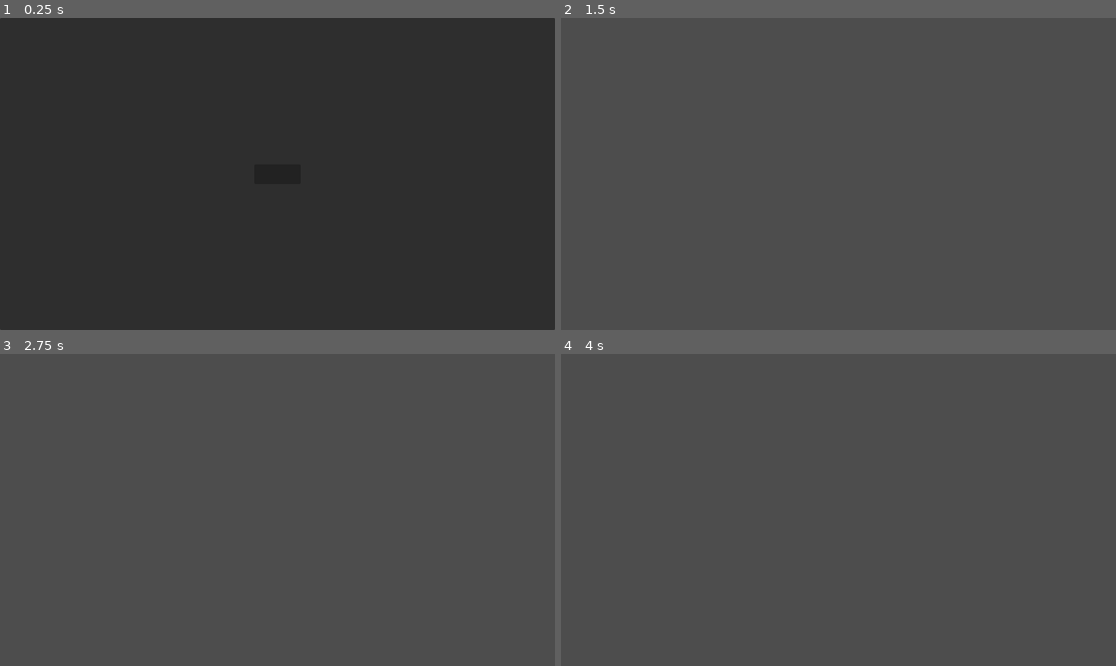
Above: before the commit, frames 1-4 (two rows, left to right).
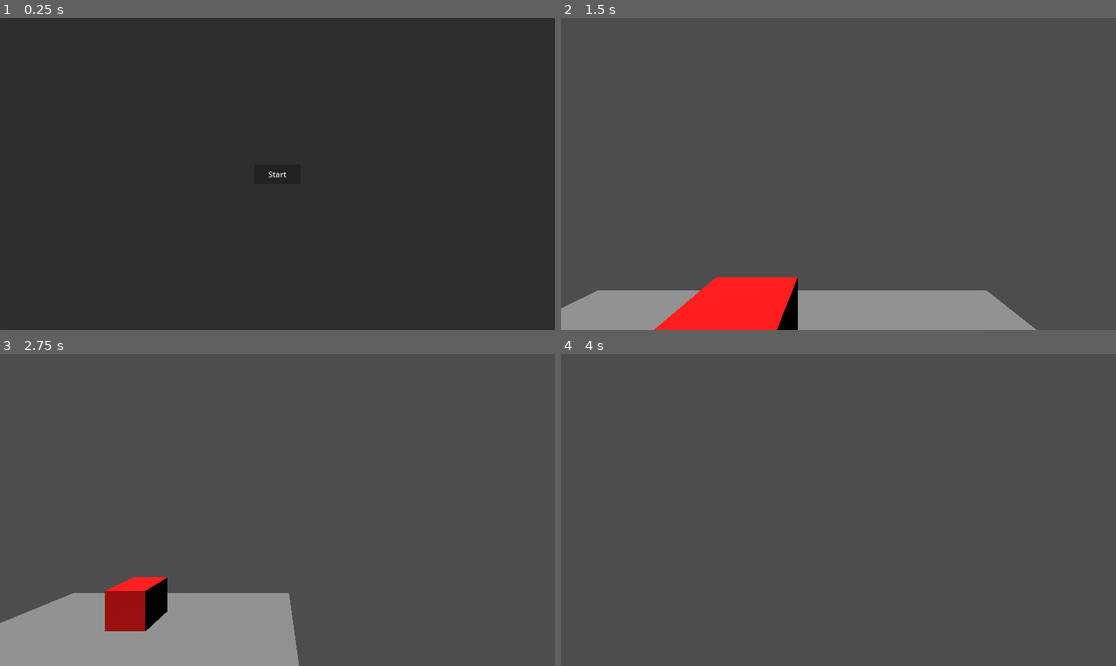
Above: after the commit, the same moments.

Repository: black-whale-studios/necropolis
Game: Godot game, scene res://src/main.tscn
The game is run twice, just before and just after one commit, with the same random seed, the same clock (stepped at 60 frames per second) and the same inputs.
Inputs (mouse positions are in pixels of both pictures, inside the frame that each line leads up to):
- Up to frame 1 (0.25 s): no input
- Up to frame 2 (1.5 s): click (838, 174) at 0.5 s; tap Enter at 1.25 s; hold D (move_right, bound only after the commit) from 1.28 s (still down); tap Space (jump, bound only after the commit) at 1.35 s
- Up to frame 3 (2.75 s): tap Space (jump, bound only after the commit) at 1.52, 1.82, 2.1, 2.27, 2.57 s; release D (move_right, bound only after the commit) at 2.03 s; hold S (move_backward, bound only after the commit) from 2.03 s (still down)
- Up to frame 4 (4 s): release S (move_backward, bound only after the commit) at 2.78 s; hold D (move_right, bound only after the commit) 2.78-3.53 s; tap Space (jump, bound only after the commit) at 2.85, 3.6, 3.77 s; hold W (move_forward, bound only after the commit) from 3.53 s (still down)

The runs differ from the first frame. In frame 1, less than 0.1% of the frame differs, in the area x 48-52%, y 49-52%; in frame 2, 11%; in frame 3, 12%, in the area x 0-54%, y 71-100%; in frame 4, nothing differs.

Commit message:
FIxed player movement

Diff:
--- a/project.godot
+++ b/project.godot
@@ -18,3 +18,31 @@
 [autoload]
 
 LoadingManager="*res://src/loading_manager.gd"
+
+[input]
+
+move_left={
+"deadzone": 0.5,
+"events": [Object(InputEventKey,"resource_local_to_scene":false,"resource_name":"","device":0,"window_id":0,"alt_pressed":false,"shift_pressed":false,"ctrl_pressed":false,"meta_pressed":false,"pressed":false,"keycode":0,"physical_keycode":65,"key_label":0,"unicode":0,"location":0,"echo":false,"script":null)
+]
+}
+move_forward={
+"deadzone": 0.5,
+"events": [Object(InputEventKey,"resource_local_to_scene":false,"resource_name":"","device":0,"window_id":0,"alt_pressed":false,"shift_pressed":false,"ctrl_pressed":false,"meta_pressed":false,"pressed":false,"keycode":0,"physical_keycode":87,"key_label":0,"unicode":0,"location":0,"echo":false,"script":null)
+]
+}
+move_backward={
+"deadzone": 0.5,
+"events": [Object(InputEventKey,"resource_local_to_scene":false,"resource_name":"","device":0,"window_id":0,"alt_pressed":false,"shift_pressed":false,"ctrl_pressed":false,"meta_pressed":false,"pressed":false,"keycode":0,"physical_keycode":83,"key_label":0,"unicode":0,"location":0,"echo":false,"script":null)
+]
+}
+move_right={
+"deadzone": 0.5,
+"events": [Object(InputEventKey,"resource_local_to_scene":false,"resource_name":"","device":0,"window_id":0,"alt_pressed":false,"shift_pressed":false,"ctrl_pressed":false,"meta_pressed":false,"pressed":false,"keycode":0,"physical_keycode":68,"key_label":0,"unicode":0,"location":0,"echo":false,"script":null)
+]
+}
+jump={
+"deadzone": 0.5,
+"events": [Object(InputEventKey,"resource_local_to_scene":false,"resource_name":"","device":0,"window_id":0,"alt_pressed":false,"shift_pressed":false,"ctrl_pressed":false,"meta_pressed":false,"pressed":false,"keycode":0,"physical_keycode":32,"key_label":0,"unicode":0,"location":0,"echo":false,"script":null)
+]
+}
--- a/src/levels/lab.tscn
+++ b/src/levels/lab.tscn
@@ -1,3 +1,49 @@
-[gd_scene format=3 uid="uid://dd1xi4resg5k7"]
+[gd_scene load_steps=8 format=3 uid="uid://dd1xi4resg5k7"]
+
+[ext_resource type="PackedScene" uid="uid://clet6yrdv8ofl" path="res://src/scenes/player.tscn" id="1_lhubg"]
+
+[sub_resource type="BoxShape3D" id="BoxShape3D_1odej"]
+
+[sub_resource type="BoxMesh" id="BoxMesh_ximym"]
+
+[sub_resource type="Environment" id="Environment_en1li"]
+background_mode = 2
+volumetric_fog_density = 0.2605
+
+[sub_resource type="BoxShape3D" id="BoxShape3D_o34lh"]
+
+[sub_resource type="StandardMaterial3D" id="StandardMaterial3D_muc2w"]
+albedo_color = Color(1, 0, 0, 1)
+
+[sub_resource type="BoxMesh" id="BoxMesh_2ck2j"]
+material = SubResource("StandardMaterial3D_muc2w")
 
 [node name="Lab" type="Node3D"]
+
+[node name="Floor" type="StaticBody3D" parent="."]
+transform = Transform3D(8.4, 0, 0, 0, 0.5, 0, 0, 0, 8.8, 0, 0, 0)
+
+[node name="CollisionShape3D" type="CollisionShape3D" parent="Floor"]
+shape = SubResource("BoxShape3D_1odej")
+
+[node name="MeshInstance3D" type="MeshInstance3D" parent="Floor"]
+mesh = SubResource("BoxMesh_ximym")
+
+[node name="Player" parent="." instance=ExtResource("1_lhubg")]
+transform = Transform3D(1, 0, 0, 0, 1, 0, 0, 0, 1, 0, 4, 0)
+
+[node name="WorldEnvironment" type="WorldEnvironment" parent="."]
+environment = SubResource("Environment_en1li")
+
+[node name="DirectionalLight3D" type="DirectionalLight3D" parent="."]
+transform = Transform3D(1, 0, 0, 0, 0.258819, 0.965926, 0, -0.965926, 0.258819, 0, 0, 0)
+directional_shadow_split_1 = 0.52
+
+[node name="StaticBody3D" type="StaticBody3D" parent="."]
+transform = Transform3D(1, 0, 0, 0, 1, 0, 0, 0, 1, 0, 1, -2)
+
+[node name="CollisionShape3D" type="CollisionShape3D" parent="StaticBody3D"]
+shape = SubResource("BoxShape3D_o34lh")
+
+[node name="MeshInstance3D" type="MeshInstance3D" parent="StaticBody3D"]
+mesh = SubResource("BoxMesh_2ck2j")
--- a/src/loading_manager.gd
+++ b/src/loading_manager.gd
@@ -15,7 +15,7 @@
 	var status = ResourceLoader.load_threaded_get_status(_request_scene, _progress)
 	match status:
 		ResourceLoader.THREAD_LOAD_IN_PROGRESS:
-			_current_load_screen.update_progress_bar(_progress)# Change the ProgressBar value
+			_current_load_screen.update_progress_bar(_progress[0])# Change the ProgressBar value
 		ResourceLoader.THREAD_LOAD_LOADED:
 			_is_loading = false
 			_current_load_screen.load_done()
--- a/src/main.tscn
+++ b/src/main.tscn
@@ -32,5 +32,6 @@
 offset_bottom = 20.5
 grow_horizontal = 2
 grow_vertical = 2
+text = "Start"
 
 [connection signal="pressed" from="Panel/Start" to="." method="_on_start_pressed"]
--- a/src/scenes/player/player.gd
+++ b/src/scenes/player/player.gd
@@ -5,8 +5,6 @@
 @export var speed := 5.0
 @export var jump_force := 8.0
 @export var sensitivity := 0.2
-
-
 
 var pitch := 0.0              # To track vertical camera rotation (pitch)
 
@@ -44,7 +42,7 @@
 	horizontal_velocity = transform.basis * horizontal_velocity
 
 	if not is_on_floor():
-		velocity.y -= get_gravity() * delta
+		velocity.y -= 20.0 * delta
 	else:
 		velocity.y = 0
 		if Input.is_action_just_pressed("jump"):
